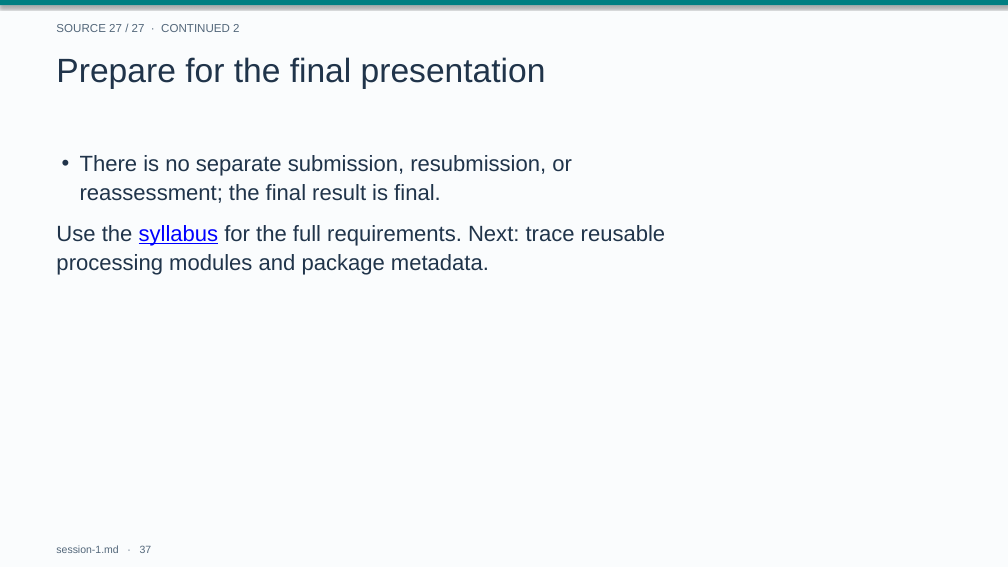
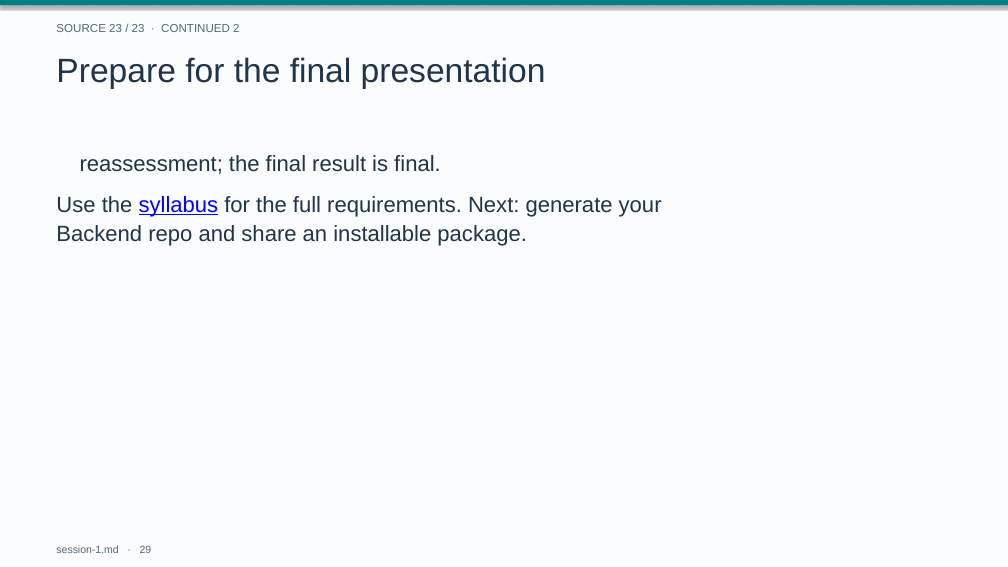
Before and after one commit to drweihungpan-lab/3R-teaching, a slide deck: slide 29 of materials/slides/session-1.pptx (slide 37 before the commit). Drawn at 1008x567 pixels with LibreOffice and Linux fonts; fonts in the diff are those of the drawing. Boxes give left, top, right and bottom in pixels: in the first picture for what was removed or moved away, otherwise in the second. Text is boxed around its words. In the diff, an @@ line names an element or a change of style, - is before the commit and + after.

```diff
--- a/materials/slides/session-1.pptx
+++ b/materials/slides/session-1.pptx
@@ text at bbox=[56, 24, 239, 32]: text changed @@
-SOURCE 27 / 27 · CONTINUED 2
+SOURCE 23 / 23 · CONTINUED 2
@@ text at bbox=[80, 155, 441, 174]: text changed @@
-• There is no separate submission, resubmission, or
-  reassessment; the final result is final.
+  reassessment; the final result is final.
@@ text at bbox=[56, 196, 662, 246]: text changed @@
-Use the syllabus for the full requirements. Next: trace reusable
-processing modules and package metadata.
+Use the syllabus for the full requirements. Next: generate your
+Backend repo and share an installable package.
@@ text at bbox=[56, 545, 152, 553]: text changed @@
-session-1.md · 37
+session-1.md · 29
```
Also in this commit, not shown: 19 other slides changed, 9 slides added, 17 slides removed, 3 other files.
